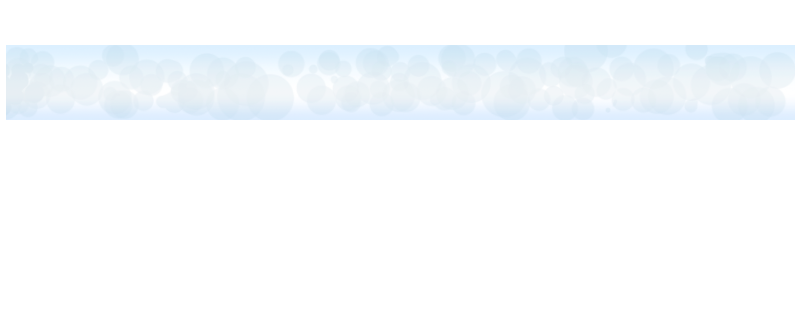
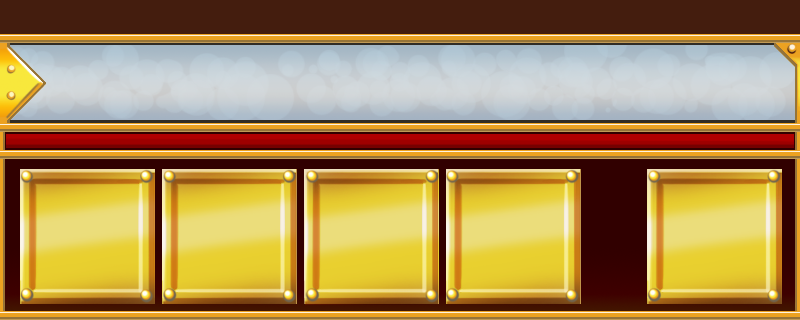
Layers edited between the first and the second 800 × 320 image:
showed group "buttons" (26 layers) over [8, 39, 790, 305]
painted on "Layer 20 copy 3" over [446, 146, 631, 303]
painted on "Layer 20 copy 2" over [305, 146, 475, 303]
painted on "Layer 20 copy" over [163, 146, 316, 303]
painted on "Layer 18 copy 4" over [640, 146, 790, 304]
painted on "Layer 9 copy 4" over [640, 146, 790, 304]
painted on "Rectangle 1 copy 4" over [640, 146, 790, 304]
painted on "Layer 18 copy 3" over [446, 146, 632, 304]
painted on "Layer 9 copy 3" over [446, 146, 632, 304]
painted on "Rectangle 1 copy 3" over [446, 146, 632, 304]
painted on "Layer 18 copy 2" over [305, 147, 475, 305]
painted on "Layer 9 copy 2" over [304, 146, 474, 304]
painted on "Rectangle 1 copy 2" over [304, 146, 474, 304]
painted on "Layer 18 copy" over [162, 146, 316, 304]
painted on "Layer 9 copy" over [162, 146, 316, 304]
painted on "Rectangle 1 copy" over [162, 146, 316, 304]
painted on "Layer 18" over [8, 146, 158, 304]
painted on "Layer 9" over [8, 146, 158, 304]
painted on "Rectangle 1" over [8, 146, 158, 304]
showed "Layer 10" over [0, 37, 800, 125]
showed "Layer 6" over [0, 39, 800, 320]
showed "Layer 5" over [0, 39, 800, 126]
showed "Background copy" over [0, 34, 800, 320]
showed "Background" over [0, 0, 800, 320]
…and 12 more changes (2 added, 2 painted, 8 visibility)
